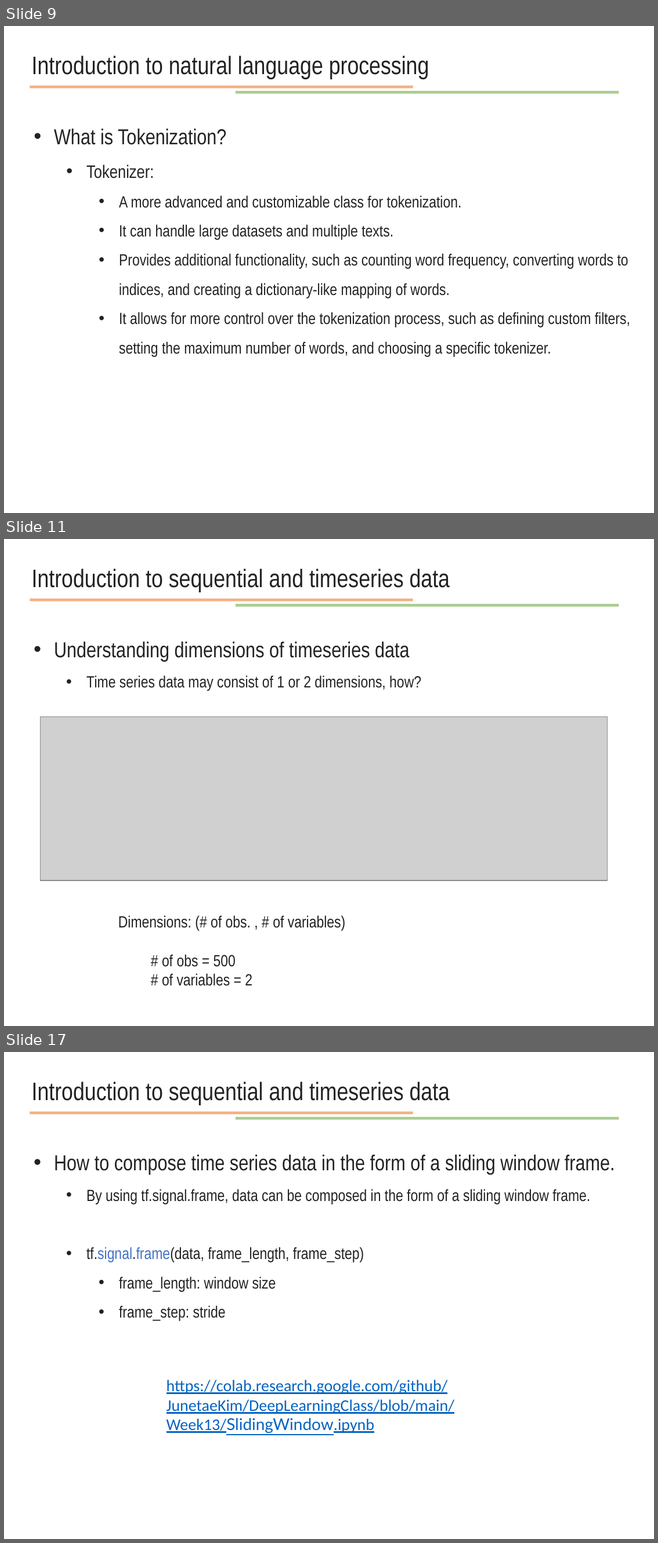
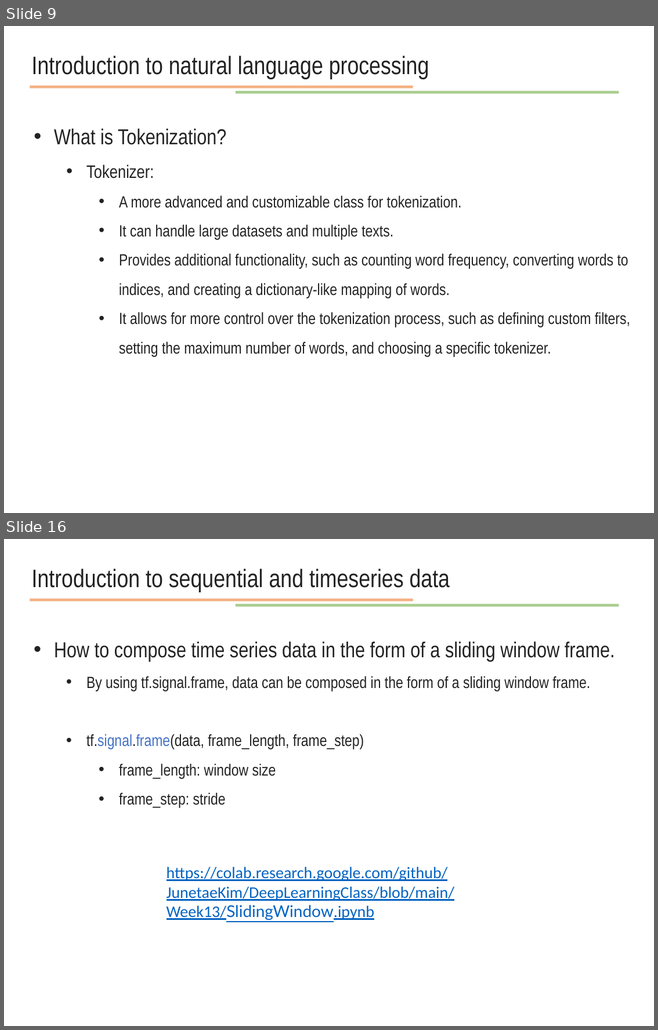
Before and after one commit to JunetaeKim/DeepLearningClass, a slide deck: Week14/week14 natural language processing.pptx. Shown one above the other, each under a label of ours: slides 9, 11 and 17 before the commit, slides 9 and 16 after it; the slides between them are not shown. The pictures are 658x1543 and 658x1030 pixels, drawn with LibreOffice and Linux fonts; fonts in the diff are those of the drawing; grey boxes stand for pictures. Boxes give left, top, right and bottom in pixels: in the first picture for what was removed or moved away, otherwise in the second. Text is boxed around its words. In the diff, an @@ line names an element or a change of style, - is before the commit and + after.

```diff
--- a/Week14/week14 natural language processing.pptx
+++ b/Week14/week14 natural language processing.pptx
@@ slide 11 removed at bbox=[4, 539, 654, 1026], background #FFFFFF @@
@@ text removed at bbox=[32, 569, 450, 592] @@
-Introduction to sequential and timeseries data
@@ line removed from (30, 600) to (412, 600) @@
@@ line removed from (235, 605) to (619, 605) @@
@@ text removed at bbox=[54, 642, 421, 691] @@
-• Understanding dimensions of timeseries data
-  • Time series data may consist of 1 or 2 dimensions, how?
@@ picture removed at bbox=[41, 716, 607, 881] @@
@@ text removed at bbox=[118, 915, 345, 986] @@
-Dimensions: (# of obs. , # of variables)
-  # of obs = 500
-  # of variables = 2
@@ what was slide 17 is now slide 16 @@
```
Also in this commit, not shown: 3 slides changed, 3 slides added, 38 other slides removed, 1 other file.
